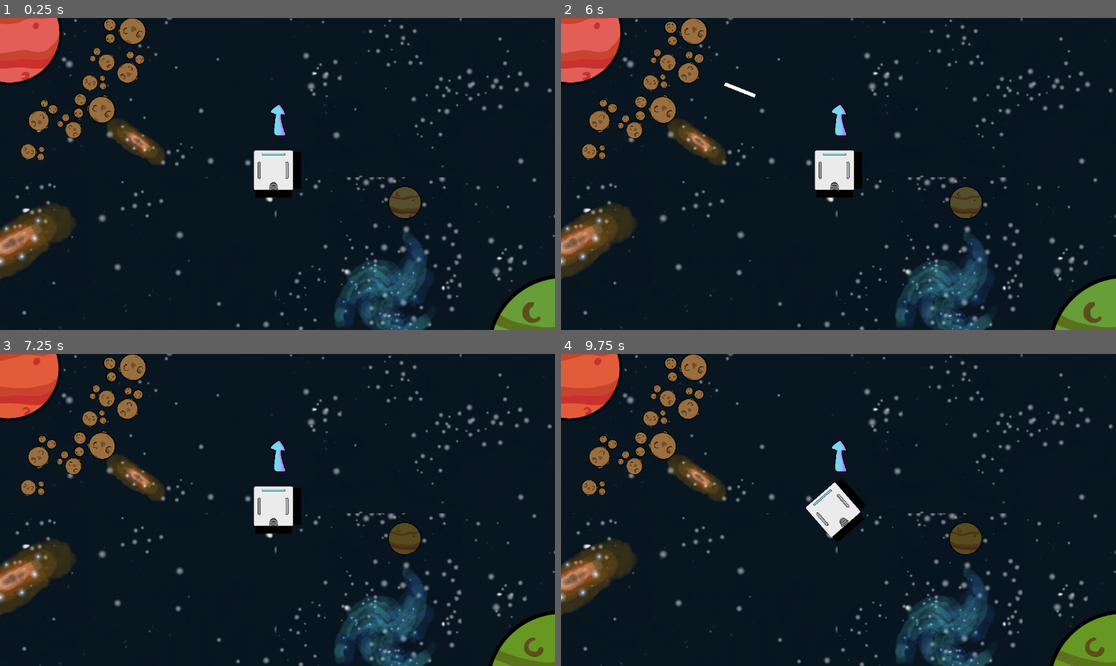
Above: before the commit, frames 1-4 (two rows, left to right).
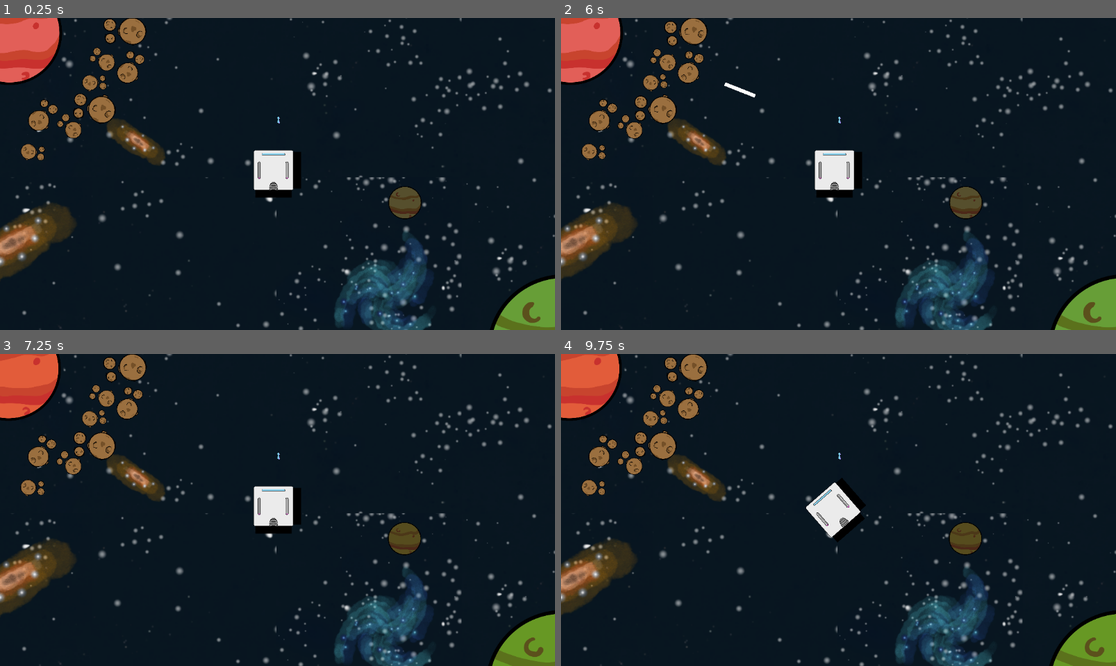
Above: after the commit, the same moments.

Repository: Dolphus2/NordicGameJam2026
Game: Godot game, scene res://scenes/game.tscn
Same seed, same stepped clock (60 frames per second), same inputs: the game is played once before the commit and once after it.
Inputs (mouse positions are in pixels of both pictures, inside the frame that each line leads up to):
- Up to frame 1 (0.25 s): no input
- Up to frame 2 (6 s): move the mouse to (960, 158) at 0.52 s; hold E (roll_right) 0.53-1.25 s; click (960, 158) at 0.67 s; drag from (727, 189) to (572, 33) at 1.27 s; move the mouse to (894, 105) at 2.02 s; hold E (roll_right) 2.03-2.75 s; drag from (810, 236) to (966, 202) at 2.77 s; move the mouse to (1005, 220) at 3.52 s; hold Q (roll_left) 3.53-4.25 s; drag from (672, 127) to (683, 30) at 4.27 s; move the mouse to (866, 174) at 5.02 s; hold Q (roll_left) 5.03-5.75 s; click (866, 174) at 5.17 s; drag from (755, 96) to (660, 58) at 5.77 s
- Up to frame 3 (7.25 s): move the mouse to (399, 494) at 6.52 s; hold W (accel) from 6.53 s (still down)
- Up to frame 4 (9.75 s): release W (accel) at 7.25 s; drag from (727, 525) to (694, 403) at 7.27 s; move the mouse to (894, 441) at 8.02 s; hold Q (roll_left) 8.03-8.75 s; drag from (810, 572) to (655, 419) at 8.77 s; move the mouse to (1005, 556) at 9.52 s; hold W (accel) from 9.53 s (still down); click (1005, 556) at 9.67 s

The runs differ from the first frame. In frame 1, 0.2% of the frame differs, in the area x 48-52%, y 27-38%; in frame 2, 0.3%; in frame 3, 0.3%; in frame 4, 0.5%, in the area x 1-100%, y 0-100%.
Error before the commit: Cannot call method 'get_node' on a null value. (res://scripts/player.gd:201)

Commit message:
tuned gravity constants

Diff:
--- a/scenes/game.tscn
+++ b/scenes/game.tscn
@@ -10,11 +10,13 @@
 [ext_resource type="Texture2D" uid="uid://b6h4t5quexpt5" path="res://assets/arrow.png" id="8_0tnpc"]
 [ext_resource type="PackedScene" uid="uid://b21d4powvh5m" path="res://scenes/pause_screen.tscn" id="8_gee14"]
 [ext_resource type="Script" uid="uid://c3twqfo5ifjtr" path="res://scripts/game_camera.gd" id="8_kvuet"]
-[ext_resource type="Script" path="res://scripts/goal_locator.gd" id="9_vtaks"]
 [ext_resource type="Script" uid="uid://cvydu0app6xv0" path="res://scripts/goal_locator.gd" id="9_vtaks"]
 [ext_resource type="PackedScene" uid="uid://darh2j7irx2ft" path="res://scenes/seperation_particles.tscn" id="11_trtic"]
+[ext_resource type="AudioStream" uid="uid://cesjcoq41xy0v" path="res://assets/sounds/space_static.mp3" id="13_kvuet"]
 [ext_resource type="Script" uid="uid://d3nucsik4uohl" path="res://scripts/goal_planet.gd" id="14_trtic"]
-[ext_resource type="AudioStream" uid="uid://cesjcoq41xy0v" path="res://assets/sounds/space_static.mp3" id="13_kvuet"]
+
+[sub_resource type="CircleShape2D" id="CircleShape2D_ir15t"]
+radius = 388.16104
 
 [sub_resource type="TileSetAtlasSource" id="TileSetAtlasSource_trtic"]
 texture = ExtResource("1_kvuet")
@@ -32,9 +34,6 @@
 [sub_resource type="TileSet" id="TileSet_p57ef"]
 tile_size = Vector2i(512, 512)
 sources/0 = SubResource("TileSetAtlasSource_trtic")
-
-[sub_resource type="CircleShape2D" id="CircleShape2D_ir15t"]
-radius = 388.16104
 
 [sub_resource type="Animation" id="Animation_ir15t"]
 length = 0.001
@@ -119,9 +118,20 @@
 z_index = -1
 use_parent_material = true
 tile_map_data = PackedByteArray("AAAAAP//AAAAAAEAAAD//wEAAAAAAAEAAAD9/wAAAAAAAAEAAAD8//7/AAACAAIAAAD8/wIAAAAAAAEAAAABAA …(480 unchanged characters)…
+
 [node name="GoalPlanet" parent="." unique_id=1171461319 instance=ExtResource("3_lnu2h")]
 position = Vector2(89.00003, -5215)
 scale = Vector2(0.42105234, 0.42105234)
+
+[node name="Area2D" type="Area2D" parent="GoalPlanet" unique_id=1788369971]
+position = Vector2(8, 8)
+script = ExtResource("14_trtic")
+metadata/_edit_lock_ = true
+
+[node name="CollisionShape2D" type="CollisionShape2D" parent="GoalPlanet/Area2D" unique_id=1820200627]
+position = Vector2(0, 8)
+shape = SubResource("CircleShape2D_ir15t")
+metadata/_edit_lock_ = true
 
 [node name="TileMap" type="TileMap" parent="." unique_id=324097902]
 tile_set = SubResource("TileSet_p57ef")
@@ -637,22 +647,12 @@
 autoplay = &"back_and_forth"
 
 [node name="AudioStreamPlayer2D" type="AudioStreamPlayer2D" parent="." unique_id=706130883]
+rotation = 0.3269711
 stream = ExtResource("13_kvuet")
 bus = &"Music"
-rotation = 0.3269711
-
-[node name="GoalPlanet" parent="." unique_id=1077245034 instance=ExtResource("3_lnu2h")]
-position = Vector2(24, -2338)
-
-[node name="Area2D" type="Area2D" parent="GoalPlanet" unique_id=1788369971]
-position = Vector2(8, 8)
-script = ExtResource("14_trtic")
-metadata/_edit_lock_ = true
-
-[node name="CollisionShape2D" type="CollisionShape2D" parent="GoalPlanet/Area2D" unique_id=1820200627]
-position = Vector2(0, 8)
-shape = SubResource("CircleShape2D_ir15t")
-metadata/_edit_lock_ = true
-
+
+[node name="GoalPlanet2" parent="." unique_id=1077245034 instance=ExtResource("3_lnu2h")]
+position = Vector2(-6592, -3605)
+
+[connection signal="body_entered" from="GoalPlanet/Area2D" to="GoalPlanet/Area2D" method="_on_body_entered"]
 [connection signal="slice" from="Player/Slicer" to="Player" method="_on_slicer_slice"]
-[connection signal="body_entered" from="GoalPlanet/Area2D" to="GoalPlanet/Area2D" method="_on_body_entered"]
--- a/scripts/player.gd
+++ b/scripts/player.gd
@@ -13,7 +13,7 @@
 const PI = 3.141592
 
 # gravitational constant
-const G = 0.256
+const G = 0.0000005
 # gravitational power, = 2 if real world
 const ALPHA = 1.6
 const SPACE_OBJECT_GRAVITY_NAMES = ["black_hole", "white_hole", "planet", "asteroids", "GoalPlanet"]
@@ -197,7 +197,7 @@
 
 #### GRAVITY STUFF START ####
 func get_radius_center(name) -> Array:
-	var space_object : Node2D = get_node("../%s" % [name])
+	var space_object : Node2D = get_node(name)
 	var space_object_cs : CollisionShape2D = space_object.get_node("Killzone/CollisionShape2D")
 	var space_object_cs_radius = space_object_cs.shape.radius
 	var space_object_center = space_object.global_position
@@ -220,10 +220,12 @@
 func get_gravity_node_names(node, names):
 	for gravity_object in SPACE_OBJECT_GRAVITY_NAMES:
 		if "name" in node && gravity_object in node.name:
-			names.append(node.get_name())
+			names.append(str(node.get_path()))
 			break
+
 	for child in node.get_children():
 		get_gravity_node_names(child, names)
+
 	return names
 
 #### GRAVITY STUFF END ####
@@ -243,10 +245,10 @@
 	############# INITIALIZE AREAS START #############
 	var rad_cens = []
 	var node_names = get_gravity_node_names(get_tree().root, [])
-	print(node_names)
+	#print(node_names)
 	for name in node_names:
 		var rad_cen = get_radius_center(name)
-		print(name, " ", rad_cen)
+		#print(name, " ", rad_cen)
 		rad_cens.append(rad_cen)
 
 	############# INITIALIZE AREAS END #############
